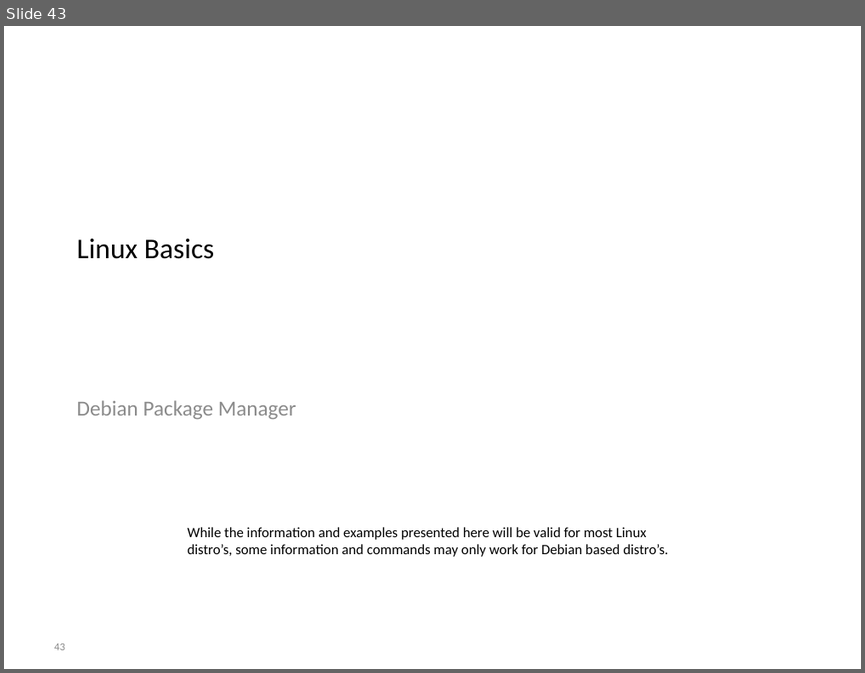
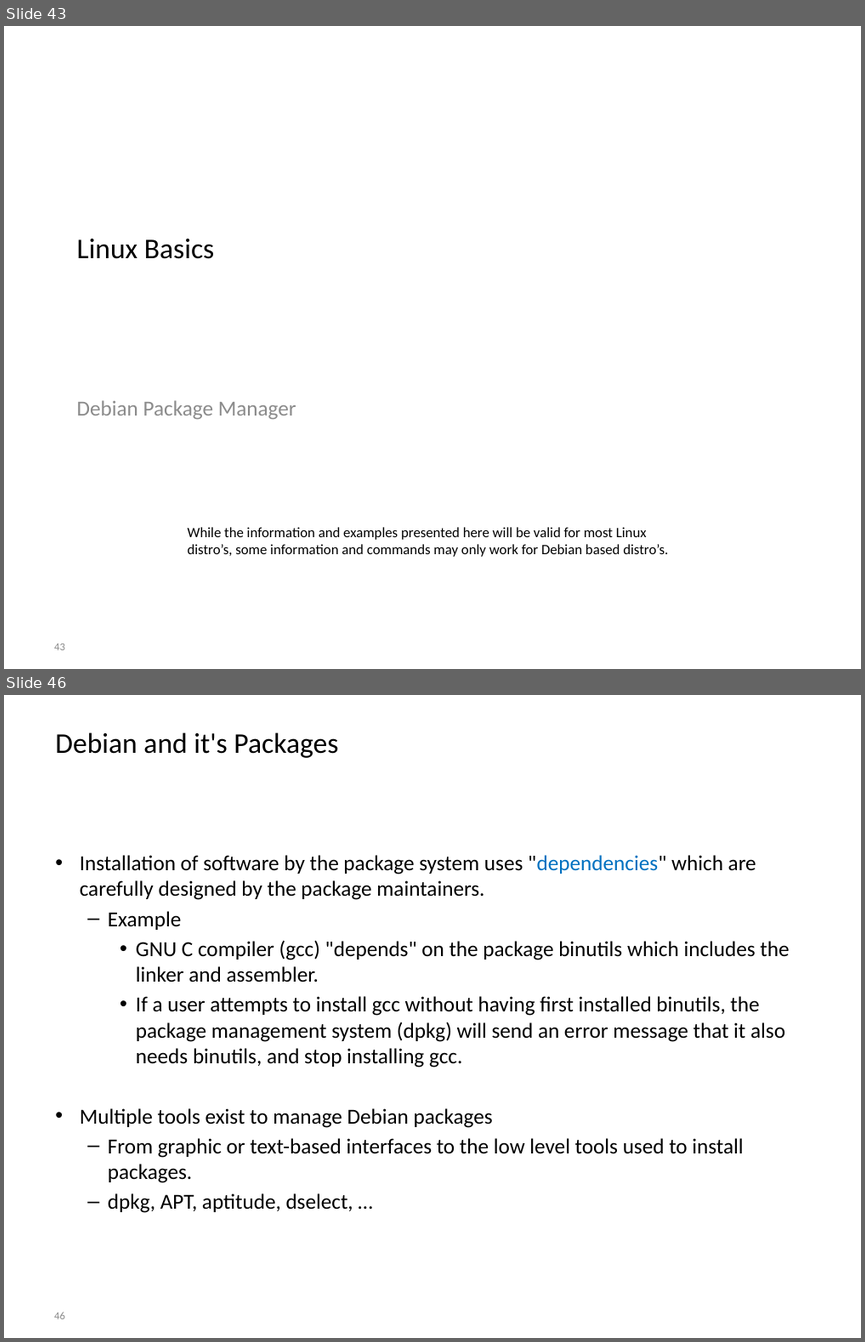
Before and after one commit to BioBoost/multimediatechnieken, a slide deck: slides/introduction_to_linux.pptx. Shown one above the other, each under a label of ours: slide 43 before the commit, slides 43 and 46 after it; the slides between them are not shown. The pictures are 865x673 and 865x1342 pixels, drawn with LibreOffice and Linux fonts; fonts in the diff are those of the drawing; background and template pictures are left out. Boxes give left, top, right and bottom in pixels: in the first picture for what was removed or moved away, otherwise in the second. Text is boxed around its words. In the diff, an @@ line names an element or a change of style, - is before the commit and + after.

Commit message:
Add slides on apt-get and package managers

```diff
--- a/slides/introduction_to_linux.pptx
+++ b/slides/introduction_to_linux.pptx
@@ slide 46 added at bbox=[4, 695, 861, 1338], background picture (left out) @@
@@ title added at bbox=[55, 732, 338, 758], 24 pt, text #000000 @@
+Debian and it's Packages
@@ text added at bbox=[80, 855, 789, 1213], 18 pt, text #000000 @@
+• Installation of software by the package system uses "dependencies" which are carefully designed by the package maintainers.
+  – Example
+    • GNU C compiler (gcc) "depends" on the package binutils which includes the linker and assembler.
+    • If a user attempts to install gcc without having first installed binutils, the package management system (dpkg) will send an error message that it also needs binutils, and stop installing gcc.
+• Multiple tools exist to manage Debian packages
+  – From graphic or text-based interfaces to the low level tools used to install packages.
+  – dpkg, APT, aptitude, dselect, …
@@ page number added at bbox=[54, 1311, 65, 1319], 9 pt, text #8C8C8C @@
+46
```
Also in this commit, not shown: 9 other slides added, 1 other file.
